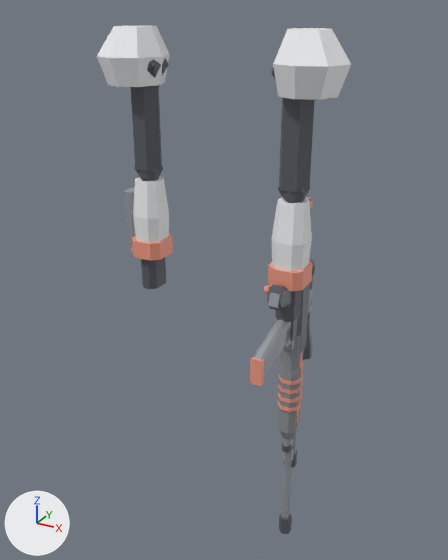
What one commit did to the glTF model game/player/robot/rivet_arms.glb.
Before and after are seen from a 50 mm lens placed at (0.778, -1.378, 1.533), pointed at (-0.004, 0.044, 0.822). Arrows for +X, +Y and +Z are at lower left; the lights stay in place. The first picture is the older version. Vertices at exactly the same position are counted once.

Names of what the first picture shows: 'RivetArms'.
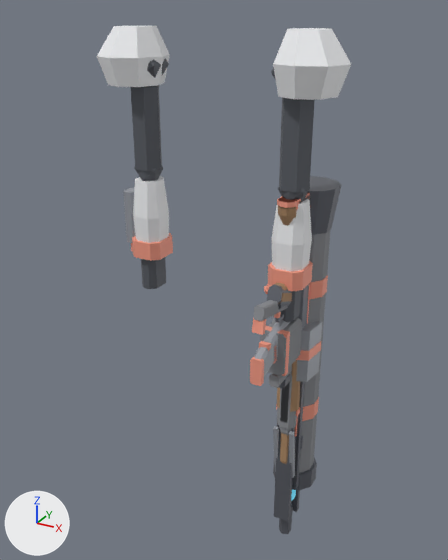
Boxes (x1, y1, x2, y2) around the edits, measured in the pictures (448 x 560 px):
part 1 of me_rivetarms, added: after (267, 285, 283, 303)
part 2 of me_rivetarms, added: after (278, 293, 292, 304)
part 3 of me_rivetarms, added: after (252, 318, 266, 335)
part 4 of me_rivetarms, added: after (292, 382, 305, 489)
part 5 of me_rivetarms, added (brown): after (277, 360, 300, 412)
part 6 of me_rivetarms, added: after (253, 176, 341, 522)

The change, as a list of edits to the scene's bpy script:
```text
Change me_rivetarms:
    remove me_rivetarms.from_pydata(...)  # 1248 vertices, 2168 faces; spans x -0.34..0.34, y -0.19..0.15, z -0.03..1.49
    add me_rivetarms.from_pydata(...)  # 3342 vertices, 5763 faces; spans x -0.34..0.34, y -0.19..0.19, z -0.03..1.49
    me_rivetarms part 1: the loose piece of 16 vertices spanning x 0.2..0.23, y -0.1..0.03, z 0.81..0.9 is copied, and the copy is moved by (0.0, -0.01, 0.0), in mat_revolver_gun (grey #73767e); it spans x 0.2..0.23, y -0.1..0.02, z 0.81..0.9
    me_rivetarms part 2: the loose piece of 16 vertices spanning x 0.2..0.23, y -0.1..0.03, z 0.81..0.9 is copied, and the copy is scaled about its middle by (0.998, 0.742, 0.79), then moved by (0.0, -0.02, 0.0), in mat_revolver_wood (brown #ad8965); it spans x 0.19..0.23, y -0.1..0.0, z 0.82..0.9
    me_rivetarms part 3: the loose piece of 8 vertices spanning x 0.21..0.22, y -0.02..-0.01, z 0.76..0.83 is copied, and the copy is scaled about its middle by (2.33, 1.14, 0.542), then moved by (0.0, -0.17, 0.04), in mat_machine_pistol_accent (beige #f9a089); it spans x 0.2..0.23, y -0.19..-0.17, z 0.82..0.85
    me_rivetarms part 4: a new loose piece, a box spanning x 0.179..0.251, y 0.041..0.059, z 0.175..0.705, in mat_break_action_gun (grey #73767e)
    me_rivetarms part 5: the loose piece of 16 vertices spanning x 0.19..0.24, y 0.01..0.06, z 0.56..0.57 is copied, and the copy is scaled about its middle by (1.1, 0.732, 18.3), then moved by (0.0, -0.01, 0.02), in mat_break_action_wood (brown #ad8965); it spans x 0.18..0.25, y 0.01..0.05, z 0.47..0.69
    me_rivetarms part 6: 1714 vertices added at x 0.12..0.29, y -0.19..0.19, z 0.04..1.12
    other edits to the shape of me_rivetarms do not show in these pictures
    add me_rivetarms.materials.append(mat_revolver_gun)  # grey #73767e
    add me_rivetarms.materials.append(mat_revolver_detail)  # grey #a2a6ad
    add me_rivetarms.materials.append(mat_revolver_accent)  # beige #f9a089
    add me_rivetarms.materials.append(mat_revolver_wood)  # brown #ad8965
    add me_rivetarms.materials.append(mat_machine_pistol_gun)  # grey #73767e
    add me_rivetarms.materials.append(mat_machine_pistol_detail)  # grey #a2a6ad
    add me_rivetarms.materials.append(mat_machine_pistol_accent)  # beige #f9a089
    add me_rivetarms.materials.append(mat_machine_pistol_polymer)  # grey #8e9095
    add me_rivetarms.materials.append(mat_break_action_gun)  # grey #73767e
    add me_rivetarms.materials.append(mat_break_action_detail)  # grey #a2a6ad
    add me_rivetarms.materials.append(mat_break_action_accent)  # beige #f9a089
    add me_rivetarms.materials.append(mat_break_action_wood)  # brown #ad8965
    add me_rivetarms.materials.append(mat_smg_gun)  # grey #73767e
    add me_rivetarms.materials.append(mat_smg_detail)  # grey #a2a6ad
    add me_rivetarms.materials.append(mat_smg_accent)  # beige #f9a089
    add me_rivetarms.materials.append(mat_smg_lens)  # dark blue #3f5969, glowing cyan #59b3cb
    add me_rivetarms.materials.append(mat_smg_polymer)  # grey #8e9095
    add me_rivetarms.materials.append(mat_burst_rifle_gun)  # grey #73767e
    add me_rivetarms.materials.append(mat_burst_rifle_detail)  # grey #a2a6ad
    add me_rivetarms.materials.append(mat_burst_rifle_accent)  # beige #f9a089
    add me_rivetarms.materials.append(mat_burst_rifle_lens)  # dark blue #3f5969, glowing cyan #59b3cb
    add me_rivetarms.materials.append(mat_burst_rifle_polymer)  # grey #8e9095
    add me_rivetarms.materials.append(mat_lmg_gun)  # grey #73767e
    add me_rivetarms.materials.append(mat_lmg_detail)  # grey #a2a6ad
    add me_rivetarms.materials.append(mat_lmg_accent)  # beige #f9a089
    add me_rivetarms.materials.append(mat_lmg_polymer)  # grey #8e9095
    add me_rivetarms.materials.append(mat_lever_action_gun)  # grey #73767e
    add me_rivetarms.materials.append(mat_lever_action_detail)  # grey #a2a6ad
    add me_rivetarms.materials.append(mat_lever_action_accent)  # beige #f9a089
    add me_rivetarms.materials.append(mat_lever_action_wood)  # brown #ad8965
    add me_rivetarms.materials.append(mat_bolt_action_gun)  # grey #73767e
    add me_rivetarms.materials.append(mat_bolt_action_detail)  # grey #a2a6ad
    add me_rivetarms.materials.append(mat_bolt_action_accent)  # beige #f9a089
    add me_rivetarms.materials.append(mat_bolt_action_wood)  # brown #ad8965
    add me_rivetarms.materials.append(mat_railgun_gun)  # grey #73767e
    add me_rivetarms.materials.append(mat_railgun_detail)  # grey #a2a6ad
    add me_rivetarms.materials.append(mat_railgun_accent)  # beige #f9a089
    add me_rivetarms.materials.append(mat_railgun_lens)  # dark blue #3f5969, glowing cyan #59b3cb
    add me_rivetarms.materials.append(mat_railgun_polymer)  # grey #8e9095
    add me_rivetarms.materials.append(mat_rocket_launcher_gun)  # grey #73767e
    add me_rivetarms.materials.append(mat_rocket_launcher_detail)  # grey #a2a6ad
    add me_rivetarms.materials.append(mat_rocket_launcher_accent)  # beige #f9a089
    add me_rivetarms.materials.append(mat_rocket_launcher_lens)  # dark blue #3f5969, glowing cyan #59b3cb
    add me_rivetarms.materials.append(mat_rocket_launcher_polymer)  # grey #8e9095
    add me_rivetarms.materials.append(mat_grenade_launcher_gun)  # grey #73767e
    add me_rivetarms.materials.append(mat_grenade_launcher_detail)  # grey #a2a6ad
    add me_rivetarms.materials.append(mat_grenade_launcher_accent)  # beige #f9a089
    add me_rivetarms.materials.append(mat_grenade_launcher_polymer)  # grey #8e9095
```
